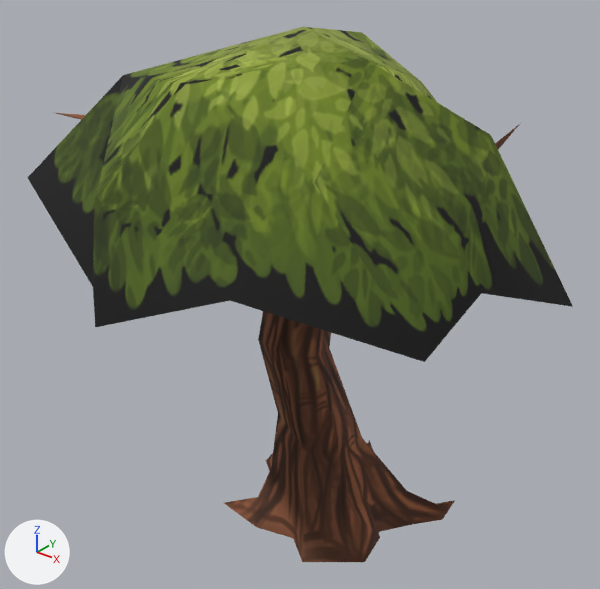
Two versions of the FBX model XNA_DEMOContent/Models/tree_TreeShort3.FBX, one commit apart.
One viewpoint serves both versions: a 50 mm lens placed at (0.994, -1.191, 1.356), pointed at (0.007, 0.044, 0.591). Every picture has the same lights, and +X, +Y and +Z are marked at lower left. Where no turn or scale is listed for an object, it has been applied to the vertices.

The first picture shows 'env_TreeTrunk005'.
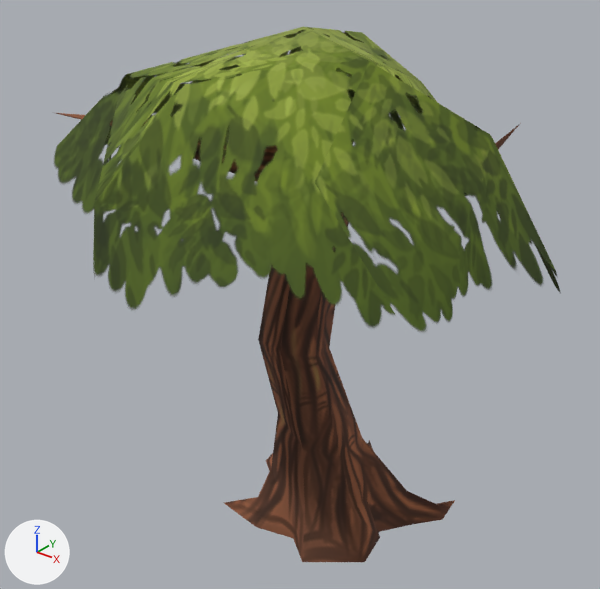
Pixel boxes (x1, y1, x2, y2) of what changed, in the pictures (600 x 589 px):
'env_TreeTrunk005', surface changed: (28, 29, 573, 562) in both

Patch to the scene script:
```diff
--- a/XNA_DEMOContent/Models/tree_TreeShort3.FBX.py
+++ b/XNA_DEMOContent/Models/tree_TreeShort3.FBX.py
@@ mat_14___default @@
 mat_14___default = principled_material('14 - Default')
-mat_14___default.texture = img_tex_env_foliage1_png
+mat_14___default.texture = img_tex_env_foliage1_png  # with its transparency
 mat_14___default.roughness = 0.859
```
